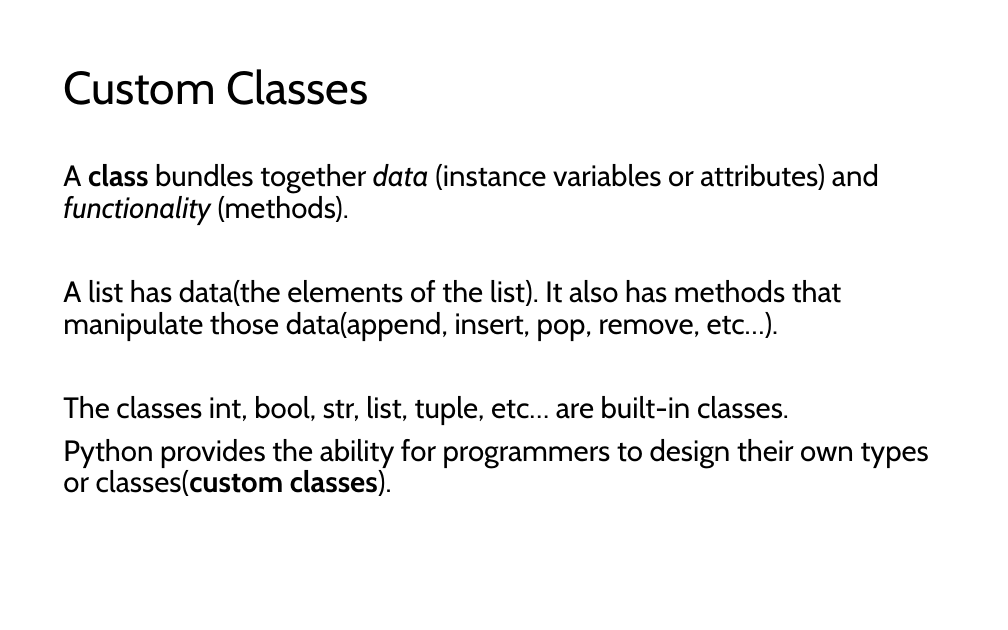
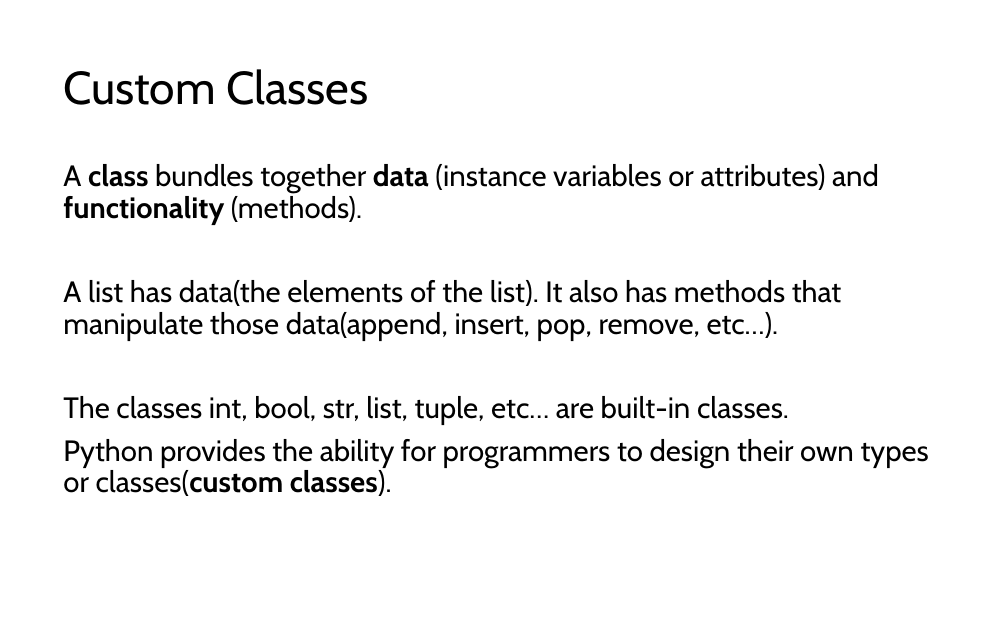
Before and after one commit to LongBaoNguyen/longbaonguyen.github.io, a slide deck: slide 5 of courses/apcsp/lect9.pptx. Drawn at 1008x630 pixels with LibreOffice and Linux fonts; fonts in the diff are those of the drawing. Boxes give left, top, right and bottom in pixels: in the first picture for what was removed or moved away, otherwise in the second. Text is boxed around its words. In the diff, an @@ line names an element or a change of style, - is before the commit and + after.

```diff
--- a/courses/apcsp/lect9.pptx
+++ b/courses/apcsp/lect9.pptx
@@ text at (63,164,879,225): bold on, italic off in "data functionality" @@
```
Also in this commit, not shown: 3 other slides changed, 1 slide added, 1 other file.
